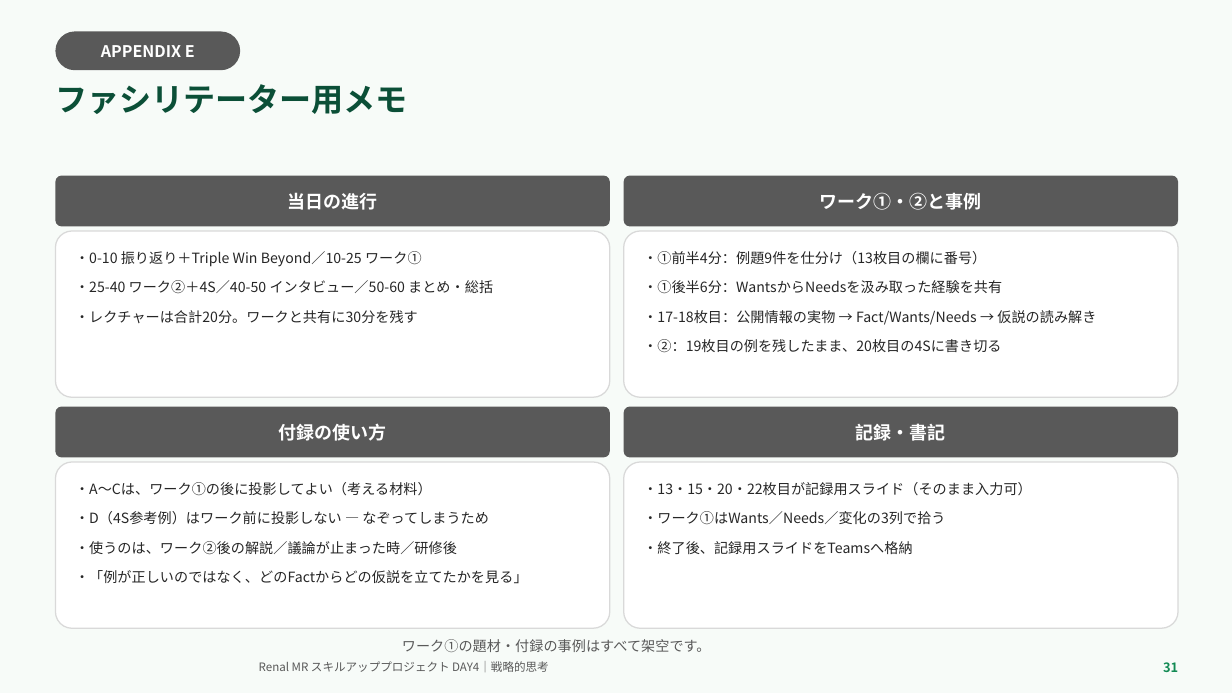
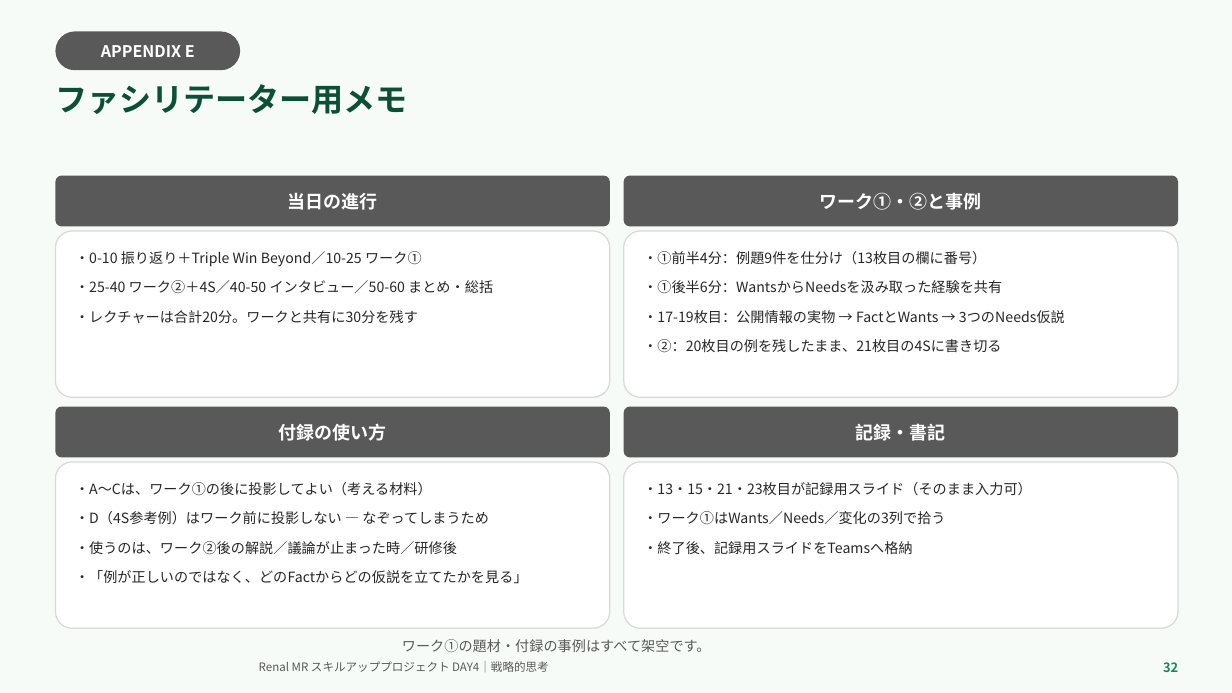
Before and after one commit to TAKUYA-1187/Claude, a slide deck: slide 32 of novartis_training/DAY4_ちょっと分かるだけで世界が変わる.pptx (slide 31 before the commit). Drawn at 1232x693 pixels with LibreOffice and Linux fonts; fonts in the diff are those of the drawing; background and template pictures are left out. Boxes give left, top, right and bottom in pixels: in the first picture for what was removed or moved away, otherwise in the second. Text is boxed around its words. In the diff, an @@ line names an element or a change of style, - is before the commit and + after.

```diff
--- a/novartis_training/DAY4_ちょっと分かるだけで世界が変わる.pptx
+++ b/novartis_training/DAY4_ちょっと分かるだけで世界が変わる.pptx
@@ text in rounded rectangle at (643,310,1065,353): text changed @@
-・17-18枚目：公開情報の実物 → Fact/Wants/Needs → 仮説の読み解き
-・②：19枚目の例を残したまま、20枚目の4Sに書き切る
+・17-19枚目：公開情報の実物 → FactとWants → 3つのNeeds仮説
+・②：20枚目の例を残したまま、21枚目の4Sに書き切る
@@ text in rounded rectangle at (643,482,1032,495): text changed @@
-・13・15・20・22枚目が記録用スライド（そのまま入力可）
+・13・15・21・23枚目が記録用スライド（そのまま入力可）
@@ text at (1163,662,1178,672): text changed @@
-31
+32
```
Also in this commit, not shown: 13 other slides changed, 1 slide added, 2 other files.
